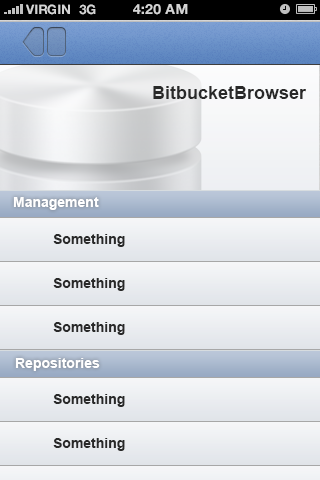
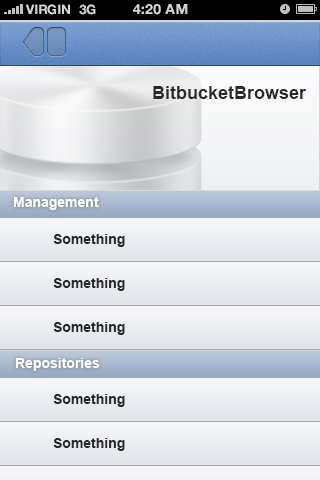
Revision of a layered 320 × 480 image; what changed, layer by layer:
painted on "Bar (Grey-Blue)" over [0, 21, 320, 66]
